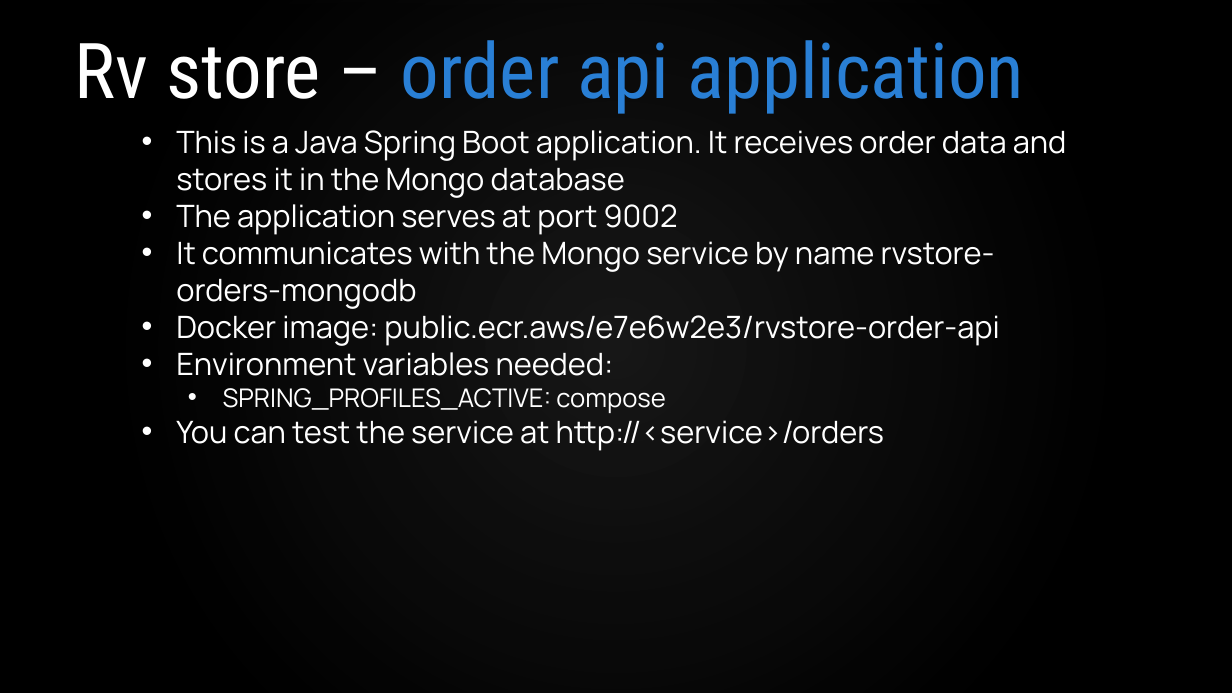
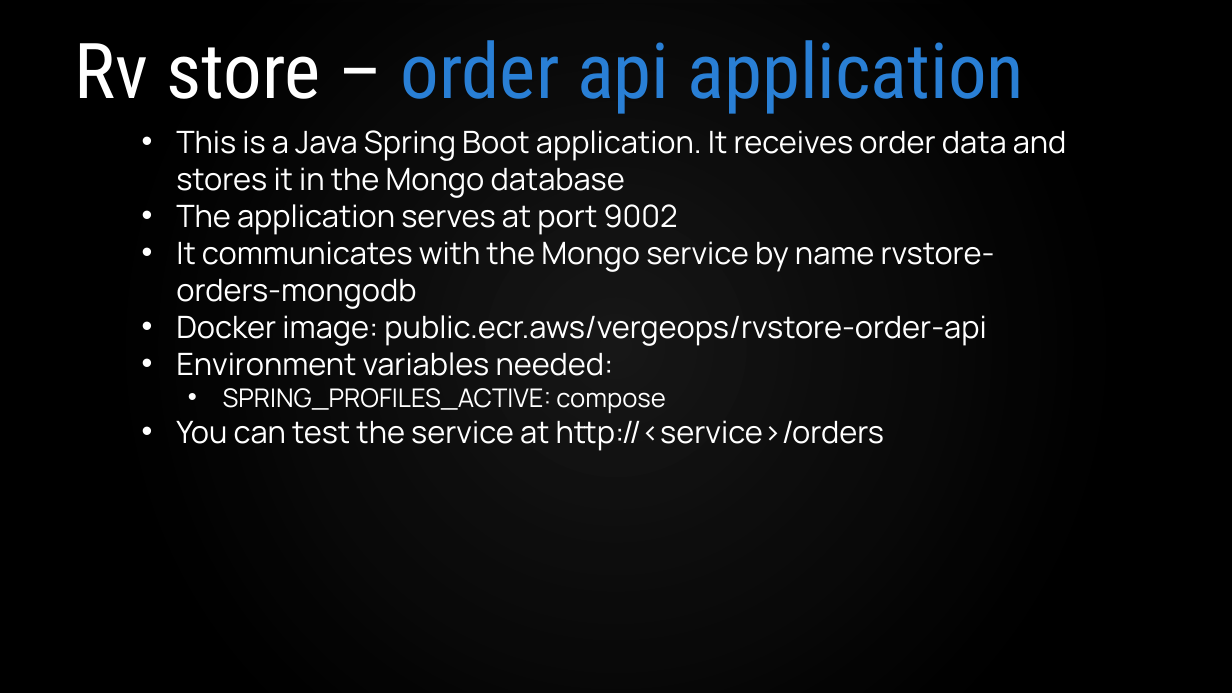
Before and after one commit to VergeOps/k8s-rvstore, a slide deck: slide 10 of rvstore_hackathon/Docker-RV Store Hackathon.pptx. Drawn at 1232x693 pixels with LibreOffice and Linux fonts; fonts in the diff are those of the drawing; background and template pictures are left out. Boxes give left, top, right and bottom in pixels: in the first picture for what was removed or moved away, otherwise in the second. Text is boxed around its words. In the diff, an @@ line names an element or a change of style, - is before the commit and + after.

Commit message:
Updated Docker hackathon

```diff
--- a/rvstore_hackathon/Docker-RV Store Hackathon.pptx
+++ b/rvstore_hackathon/Docker-RV Store Hackathon.pptx
@@ text at box(176, 315, 986, 346): text changed @@
-• Docker image: public.ecr.aws/e7e6w2e3/rvstore-order-api
+• Docker image: public.ecr.aws/vergeops/rvstore-order-api
```
Also in this commit, not shown: 6 other slides changed, 2 slides added, 2 other files.
